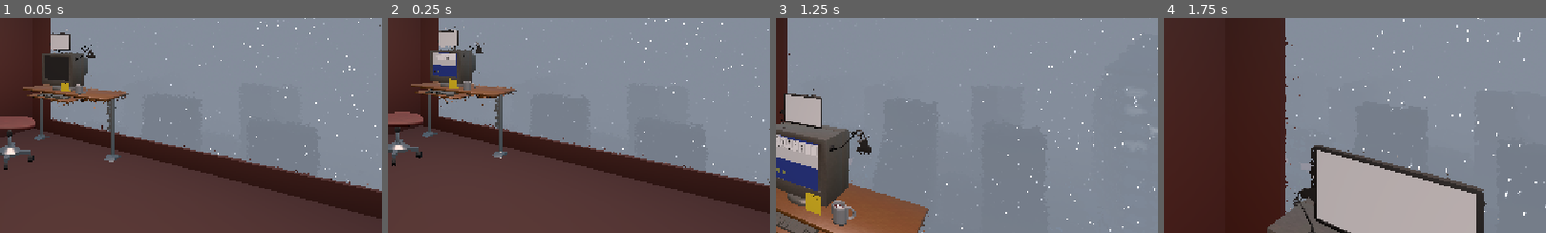
Above: before the commit, frames 1-4 (left to right).
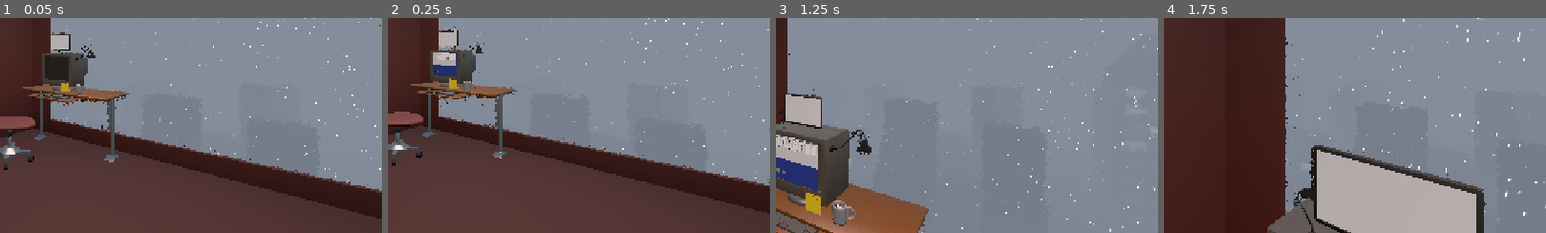
Above: after the commit, the same moments.

Repository: Ciph3rzer0/brackeys-2026.2-trust-no-one
Game: Godot game, scene res://scenes/city.tscn
Two runs of this game, one before a commit and one after it. Both use one fixed random seed, a clock stepped at 60 frames per second and the inputs below. Sound files missing from this copy of the repository are replaced by a short silence.
Inputs (mouse positions are % of the whole screen's width and height, from its top left):
- Up to frame 1 (0.05 s): no input
- Up to frame 2 (0.25 s): no input
- Up to frame 3 (1.25 s): tap Enter at 0.5 s; move the mouse to (55, 50) at 0.52 s; hold W (pc_forward) from 0.53 s (still down); hold E (pc_interact) from 0.53 s (still down); click (55, 50) at 0.67 s; tap Space at 0.77 s
- Up to frame 4 (1.75 s): keep holding W (pc_forward); move the mouse to (45, 50) at 1.27 s; release E (pc_interact) at 1.28 s; tap Q at 1.35 s; tap Space at 1.52 s
The pictures show only the part of the screen within x 47-97%, y 43-93%; the shares and areas given below are measured in that part.

Frame 1 is identical in both runs. In frame 2, less than 0.1% of the frame differs, in the area x 13-16%, y 16-17%; in frame 3, less than 0.1%, in the area x 2-11%, y 55-60%; in frame 4, nothing differs.
Error in both runs: Invalid assignment of property or key 'plate' with value of type 'String' on a base object of type 'Resource (Quest)'. (res://autoloads/quest_system.gd:19)

Commit message:
feat: option filters for color, type, and features

Diff:
--- a/ui/computer-screen/computer_screen.gd
+++ b/ui/computer-screen/computer_screen.gd
@@ -1 +1,13 @@
 extends Control
+
+func _ready() -> void:
+	%ColorFilter.add_item('')
+	%TypeFilter.add_item('')
+	%FeaturesFilter.add_item('')
+
+	for val in MockDataFactory.VEHICLE_COLORS:
+		%ColorFilter.add_item(val)
+	for val in MockDataFactory.VEHICLE_TYPES:
+		%TypeFilter.add_item(val)
+	for val in MockDataFactory.VEHICLE_FEATURES:
+		%FeaturesFilter.add_item(val)
--- a/ui/computer-screen/computer_screen.tscn
+++ b/ui/computer-screen/computer_screen.tscn
@@ -9,12 +9,25 @@
 [ext_resource type="PackedScene" uid="uid://caageh3xw4bpg" path="res://draggable-resizable-panel.tscn" id="7_8qfsr"]
 [ext_resource type="Theme" uid="uid://bd38ltbo66d6v" path="res://theme/folder_button_theme.tres" id="8_vod3n"]
 [ext_resource type="Texture2D" uid="uid://bsner80gnprhh" path="res://assets/folder.svg" id="9_5sf7k"]
+[ext_resource type="Script" uid="uid://laa8yh5h6os3" path="res://ui/tables/option_button_filter.gd" id="9_clvma"]
 [ext_resource type="Script" uid="uid://dk0py0rtbm2f8" path="res://ui/computer-screen/quest_button.gd" id="10_5sf7k"]
 [ext_resource type="Resource" uid="uid://mlx6hgu5bc7w" path="res://scripts/quests/first_quest.tres" id="11_4dgut"]
 [ext_resource type="Resource" uid="uid://x4bm7k2h5yiq" path="res://scripts/quests/2_quest.tres" id="12_n1ots"]
 
 [sub_resource type="StyleBoxFlat" id="StyleBoxFlat_uhg71"]
 bg_color = Color(0, 0.18039216, 0.57254905, 1)
+
+[sub_resource type="StyleBoxFlat" id="StyleBoxFlat_clvma"]
+content_margin_left = 0.0
+content_margin_top = 0.0
+content_margin_right = 0.0
+content_margin_bottom = 0.0
+bg_color = Color(1, 1, 1, 1)
+corner_radius_top_left = 3
+corner_radius_top_right = 3
+corner_radius_bottom_right = 3
+corner_radius_bottom_left = 3
+corner_detail = 5
 
 [node name="ComputerScreen" type="Control" unique_id=694152180]
 custom_minimum_size = Vector2(1280, 1200)
@@ -59,6 +72,7 @@
 quest = ExtResource("12_n1ots")
 
 [node name="PlateFilter" type="TextEdit" parent="." unique_id=2046144793]
+unique_name_in_owner = true
 layout_mode = 0
 offset_left = 16.0
 offset_top = 41.0
@@ -78,6 +92,7 @@
 text = "License Plate:"
 
 [node name="CameraFilter" type="TextEdit" parent="." unique_id=1794576891]
+unique_name_in_owner = true
 layout_mode = 0
 offset_left = 184.0
 offset_top = 41.0
@@ -95,6 +110,74 @@
 theme_type_variation = &"white_text"
 theme_override_font_sizes/font_size = 15
 text = "Camera:"
+
+[node name="TEMPVISIBILITYBACKGROUNDPanel" type="Panel" parent="." unique_id=188545669]
+layout_mode = 0
+offset_left = 335.0
+offset_top = 38.0
+offset_right = 1278.0
+offset_bottom = 73.0
+theme_override_styles/panel = SubResource("StyleBoxFlat_clvma")
+
+[node name="ColorFilter" type="OptionButton" parent="." unique_id=1377963714]
+unique_name_in_owner = true
+layout_mode = 0
+offset_left = 752.0
+offset_top = 41.0
+offset_right = 897.0
+offset_bottom = 74.0
+script = ExtResource("9_clvma")
+
+[node name="LabelColor" type="Label" parent="ColorFilter" unique_id=1871928094]
+layout_mode = 0
+offset_left = 1.0
+offset_top = -25.0
+offset_right = 107.0
+offset_bottom = -2.0
+theme = ExtResource("3_ni5x2")
+theme_type_variation = &"white_text"
+theme_override_font_sizes/font_size = 15
+text = "Color"
+
+[node name="TypeFilter" type="OptionButton" parent="." unique_id=1467428637]
+unique_name_in_owner = true
+layout_mode = 0
+offset_left = 920.0
+offset_top = 41.0
+offset_right = 1065.0
+offset_bottom = 74.0
+script = ExtResource("9_clvma")
+
+[node name="LabelType" type="Label" parent="TypeFilter" unique_id=311373947]
+layout_mode = 0
+offset_left = 1.0
+offset_top = -25.0
+offset_right = 107.0
+offset_bottom = -2.0
+theme = ExtResource("3_ni5x2")
+theme_type_variation = &"white_text"
+theme_override_font_sizes/font_size = 15
+text = "Type"
+
+[node name="FeaturesFilter" type="OptionButton" parent="." unique_id=1437918686]
+unique_name_in_owner = true
+layout_mode = 0
+offset_left = 1088.0
+offset_top = 41.0
+offset_right = 1233.0
+offset_bottom = 74.0
+script = ExtResource("9_clvma")
+
+[node name="LabelFeatures" type="Label" parent="FeaturesFilter" unique_id=113921603]
+layout_mode = 0
+offset_left = 1.0
+offset_top = -25.0
+offset_right = 107.0
+offset_bottom = -2.0
+theme = ExtResource("3_ni5x2")
+theme_type_variation = &"white_text"
+theme_override_font_sizes/font_size = 15
+text = "Features"
 
 [node name="RmsPersonsTableView" parent="." unique_id=737813966 instance=ExtResource("4_tb1cc")]
 visible = false
@@ -128,3 +211,6 @@
 
 [connection signal="filter_changed" from="PlateFilter" to="VehicleSightingsTableView" method="_on_plate_filter_filter_changed"]
 [connection signal="filter_changed" from="CameraFilter" to="VehicleSightingsTableView" method="_on_camera_filter_filter_changed"]
+[connection signal="filter_changed" from="ColorFilter" to="VehicleSightingsTableView" method="_on_color_filter_filter_changed"]
+[connection signal="filter_changed" from="TypeFilter" to="VehicleSightingsTableView" method="_on_type_filter_filter_changed"]
+[connection signal="filter_changed" from="FeaturesFilter" to="VehicleSightingsTableView" method="_on_features_filter_filter_changed"]
--- /dev/null
+++ b/ui/tables/option_button_filter.gd
@@ -0,0 +1,14 @@
+class_name OptionButtonFilter
+extends OptionButton
+
+## Helper class which emits a signal with 'text' whenever it's updated.
+
+signal filter_changed(text: String)
+
+func _ready() -> void:
+	item_selected.connect(_on_item_selected)
+
+func _on_item_selected(i: int) -> void:
+	print(i, " ", selected)
+	print(get_item_text(i), " ", get_item_text(selected))
+	filter_changed.emit(get_item_text(i))
--- a/ui/tables/vehicle_sightings/vehicle_sightings_table_view.gd
+++ b/ui/tables/vehicle_sightings/vehicle_sightings_table_view.gd
@@ -26,6 +26,9 @@
 
 var plate_filter := ''
 var camera_filter := ''
+var color_filter := ''
+var type_filter := ''
+var features_filter := ''
 
 func _filter_rows():
 	for row in _rows:
@@ -34,6 +37,18 @@
 			continue
 
 		if camera_filter.length() and !camera_filter.is_subsequence_ofn(row.source_row.camera_id):
+			row.visible = false
+			continue
+
+		if color_filter.length() and !color_filter.is_subsequence_ofn(row.source_row.vehicle_color):
+			row.visible = false
+			continue
+
+		if type_filter.length() and !type_filter.is_subsequence_ofn(row.source_row.vehicle_type):
+			row.visible = false
+			continue
+
+		if features_filter.length() and !features_filter.is_subsequence_ofn(", ".join(row.source_row.vehicle_features)):
 			row.visible = false
 			continue
 
@@ -46,3 +61,15 @@
 func _on_camera_filter_filter_changed(text: String) -> void:
 	camera_filter = text
 	_filter_rows()
+
+func _on_color_filter_filter_changed(text: String) -> void:
+	color_filter = text
+	_filter_rows()
+
+func _on_type_filter_filter_changed(text: String) -> void:
+	type_filter = text
+	_filter_rows()
+
+func _on_features_filter_filter_changed(text: String) -> void:
+	features_filter = text
+	_filter_rows()
Not shown, added: ui/tables/option_button_filter.gd.uid
